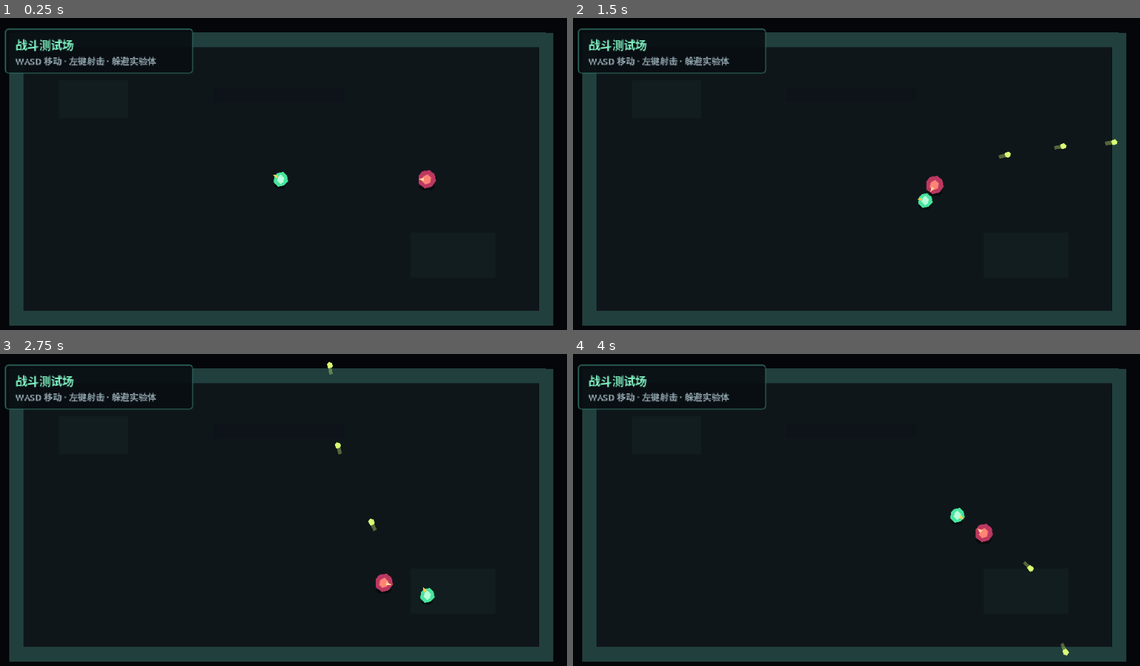
Above: before the commit, frames 1-4 (two rows, left to right).
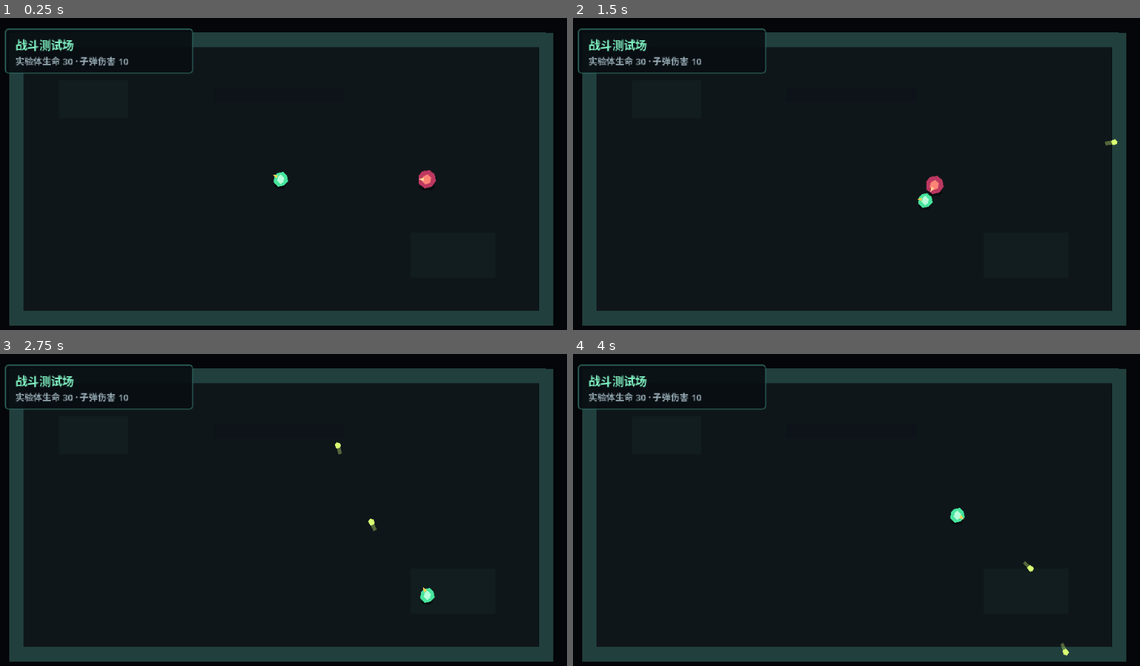
Above: after the commit, the same moments.

Repository: LIJUNCAN1/-Roguelike
Game: Godot game, scene res://scenes/main/main.tscn
Same seed, same stepped clock (60 frames per second), same inputs: the game is played once before the commit and once after it.
Inputs (mouse positions are in pixels of both pictures, inside the frame that each line leads up to):
- Up to frame 1 (0.25 s): no input
- Up to frame 2 (1.5 s): move the mouse to (981, 161) at 0.52 s; press the mouse at (981, 161) at 0.53 s; hold D (move_right) 0.53-1.28 s; move the mouse to (737, 195) at 1.27 s; release the mouse at (737, 195) at 1.28 s; hold S (move_down) from 1.28 s (still down); click (737, 195) at 1.35 s
- Up to frame 3 (2.75 s): move the mouse to (340, 444) at 2.02 s; release S (move_down) at 2.03 s; press the mouse at (340, 444) at 2.03 s; hold D (move_right) from 2.03 s (still down)
- Up to frame 4 (4 s): move the mouse to (822, 578) at 2.77 s; release D (move_right) at 2.78 s; release the mouse at (822, 578) at 2.78 s; hold W (move_up) 2.78-3.53 s; click (822, 578) at 2.85 s; move the mouse to (1026, 563) at 3.52 s; press the mouse at (1026, 563) at 3.53 s; hold A (move_left) from 3.53 s (still down)

The runs differ from the first frame. In frame 1, 0.5% of the frame differs, in the area x 2-28%, y 12-16%; in frame 2, 0.5%; in frame 3, 0.6%, in the area x 2-70%, y 2-77%; in frame 4, 0.6%.

Commit message:
feat: add health damage and enemy death

Diff:
--- a/data/enemies/test_chaser.tres
+++ b/data/enemies/test_chaser.tres
@@ -6,5 +6,6 @@
 script = ExtResource("1_enemy_data")
 id = &"test_chaser"
 display_name = "追踪实验体"
+max_health = 30.0
 move_speed = 70.0
 stopping_distance = 18.0
--- a/data/projectiles/basic_projectile.tres
+++ b/data/projectiles/basic_projectile.tres
@@ -6,5 +6,7 @@
 script = ExtResource("1_projectile_data")
 speed = 360.0
 lifetime = 1.5
+damage = 10.0
+max_hits = 1
 radius = 3.0
 color = Color(0.85, 1, 0.45, 1)
--- a/scenes/enemies/test_chaser.tscn
+++ b/scenes/enemies/test_chaser.tscn
@@ -1,8 +1,10 @@
-[gd_scene load_steps=5 format=3]
+[gd_scene load_steps=7 format=3]
 
 [ext_resource type="Script" path="res://scripts/actors/enemy_controller.gd" id="1_enemy_controller"]
 [ext_resource type="Script" path="res://scripts/actors/movement_component.gd" id="2_movement_component"]
 [ext_resource type="Resource" path="res://data/enemies/test_chaser.tres" id="3_enemy_data"]
+[ext_resource type="Script" path="res://scripts/combat/health_component.gd" id="4_health_component"]
+[ext_resource type="Script" path="res://scripts/combat/hurtbox_component.gd" id="5_hurtbox_component"]
 
 [sub_resource type="CircleShape2D" id="CircleShape2D_enemy"]
 radius = 9.0
@@ -15,6 +17,19 @@
 
 [node name="MovementComponent" type="Node" parent="."]
 script = ExtResource("2_movement_component")
+
+[node name="HealthComponent" type="Node" parent="."]
+script = ExtResource("4_health_component")
+
+[node name="HurtboxComponent" type="Area2D" parent="."]
+collision_layer = 4
+collision_mask = 0
+monitoring = false
+script = ExtResource("5_hurtbox_component")
+health_component_path = NodePath("../HealthComponent")
+
+[node name="CollisionShape2D" type="CollisionShape2D" parent="HurtboxComponent"]
+shape = SubResource("CircleShape2D_enemy")
 
 [node name="Shadow" type="Polygon2D" parent="."]
 position = Vector2(0, 8)
--- a/scenes/main/main.tscn
+++ b/scenes/main/main.tscn
@@ -123,4 +123,4 @@
 [node name="Status" type="Label" parent="Interface/StagePanel/MarginContainer/Labels"]
 theme_override_colors/font_color = Color(0.58, 0.66, 0.69, 1)
 theme_override_font_sizes/font_size = 10
-text = "WASD 移动 · 左键射击 · 躲避实验体"
+text = "实验体生命 30 · 子弹伤害 10"
--- a/scripts/actors/enemy_controller.gd
+++ b/scripts/actors/enemy_controller.gd
@@ -5,6 +5,7 @@
 @export_node_path("Node2D") var target_path: NodePath
 
 @onready var movement_component: MovementComponent = $MovementComponent
+@onready var health_component: HealthComponent = $HealthComponent
 @onready var facing_marker: Polygon2D = $FacingMarker
 
 var target: Node2D
@@ -17,6 +18,8 @@
 		return
 
 	movement_component.configure(enemy_data.move_speed)
+	health_component.configure(enemy_data.max_health)
+	health_component.died.connect(_on_died)
 	target = get_node_or_null(target_path) as Node2D
 	_update_facing_visual()
 
@@ -46,3 +49,7 @@
 
 func _update_facing_visual() -> void:
 	facing_marker.rotation = facing_direction.angle()
+
+
+func _on_died(_source: Node) -> void:
+	queue_free()
--- a/scripts/actors/enemy_data.gd
+++ b/scripts/actors/enemy_data.gd
@@ -5,6 +5,10 @@
 @export var id: StringName
 @export var display_name: String
 
+@export_group("Survival")
+@export_range(1.0, 1000000.0, 1.0, "or_greater")
+var max_health: float = 30.0
+
 @export_group("Movement")
 @export_range(0.0, 1000.0, 1.0, "or_greater")
 var move_speed: float = 70.0
--- /dev/null
+++ b/scripts/combat/health_component.gd
@@ -0,0 +1,40 @@
+class_name HealthComponent
+extends Node
+
+signal health_changed(current_health: float, max_health: float)
+signal damaged(
+	amount: float,
+	current_health: float,
+	source: Node
+)
+signal died(source: Node)
+
+var max_health: float = 1.0
+var current_health: float = 1.0
+var is_dead: bool = false
+
+
+func configure(new_max_health: float, refill: bool = true) -> void:
+	max_health = maxf(new_max_health, 1.0)
+	if refill:
+		current_health = max_health
+		is_dead = false
+	else:
+		current_health = minf(current_health, max_health)
+	health_changed.emit(current_health, max_health)
+
+
+func take_damage(amount: float, source: Node = null) -> float:
+	if is_dead or amount <= 0.0:
+		return 0.0
+
+	var applied_damage := minf(amount, current_health)
+	current_health -= applied_damage
+	damaged.emit(applied_damage, current_health, source)
+	health_changed.emit(current_health, max_health)
+
+	if current_health <= 0.0:
+		is_dead = true
+		died.emit(source)
+
+	return applied_damage
--- /dev/null
+++ b/scripts/combat/hurtbox_component.gd
@@ -0,0 +1,16 @@
+class_name HurtboxComponent
+extends Area2D
+
+@export_node_path("Node") var health_component_path: NodePath
+
+@onready var health_component: HealthComponent = get_node(
+	health_component_path
+) as HealthComponent
+
+
+func receive_damage(amount: float, source: Node = null) -> bool:
+	if health_component == null:
+		push_error("HurtboxComponent requires a HealthComponent.")
+		return false
+
+	return health_component.take_damage(amount, source) > 0.0
--- a/scripts/combat/projectile.gd
+++ b/scripts/combat/projectile.gd
@@ -9,6 +9,7 @@
 
 var travel_direction: Vector2 = Vector2.RIGHT
 var alive_time: float = 0.0
+var hit_count: int = 0
 
 
 func setup(direction: Vector2) -> void:
@@ -38,6 +39,7 @@
 	var runtime_shape := collision_shape.shape.duplicate() as CircleShape2D
 	runtime_shape.radius = projectile_data.radius
 	collision_shape.shape = runtime_shape
+	area_entered.connect(_on_area_entered)
 
 
 func _physics_process(delta: float) -> void:
@@ -49,3 +51,18 @@
 
 	if alive_time >= projectile_data.lifetime:
 		queue_free()
+
+
+func _on_area_entered(area: Area2D) -> void:
+	if not area.has_method("receive_damage"):
+		return
+
+	var was_damaged := bool(
+		area.call("receive_damage", projectile_data.damage, self)
+	)
+	if not was_damaged:
+		return
+
+	hit_count += 1
+	if hit_count >= projectile_data.max_hits:
+		queue_free()
--- a/scripts/combat/projectile_data.gd
+++ b/scripts/combat/projectile_data.gd
@@ -7,6 +7,12 @@
 @export_range(0.05, 30.0, 0.05, "or_greater")
 var lifetime: float = 1.5
 
+@export_group("Impact")
+@export_range(0.0, 100000.0, 1.0, "or_greater")
+var damage: float = 10.0
+@export_range(1, 100, 1, "or_greater")
+var max_hits: int = 1
+
 @export_group("Appearance")
 @export_range(1.0, 32.0, 0.5, "or_greater")
 var radius: float = 3.0
--- /dev/null
+++ b/tests/damage_and_death_smoke_test.gd
@@ -0,0 +1,62 @@
+extends SceneTree
+
+
+func _init() -> void:
+	call_deferred("_run")
+
+
+func _run() -> void:
+	var main_scene := load("res://scenes/main/main.tscn") as PackedScene
+	var main := main_scene.instantiate()
+	root.add_child(main)
+	await physics_frame
+
+	var player := main.get_node("World/Player") as CharacterBody2D
+	var enemy := main.get_node("World/TestChaser") as CharacterBody2D
+	var health := enemy.get_node("HealthComponent") as HealthComponent
+	enemy.set_target(null)
+	health.configure(20.0)
+
+	player.aim_at(enemy.global_position)
+	if player.fire() == null:
+		push_error("First damage test projectile was not created.")
+		quit(1)
+		return
+
+	if not await _wait_for_health(health, 10.0):
+		push_error("Projectile did not apply data-driven damage.")
+		quit(1)
+		return
+
+	player.aim_at(enemy.global_position)
+	if player.fire() == null:
+		push_error("Second damage test projectile was not created.")
+		quit(1)
+		return
+
+	if not await _wait_for_death(enemy):
+		push_error("Enemy was not removed after health reached zero.")
+		quit(1)
+		return
+
+	print("Damage and death smoke test passed.")
+	quit()
+
+
+func _wait_for_health(
+	health: HealthComponent,
+	expected_health: float
+) -> bool:
+	for _frame_index in 90:
+		await physics_frame
+		if is_equal_approx(health.current_health, expected_health):
+			return true
+	return false
+
+
+func _wait_for_death(enemy: Node) -> bool:
+	for _frame_index in 90:
+		await physics_frame
+		if not is_instance_valid(enemy):
+			return true
+	return false
Not shown, added: scripts/combat/health_component.gd.uid
Not shown, added: scripts/combat/hurtbox_component.gd.uid
Not shown, added: tests/damage_and_death_smoke_test.gd.uid
Not shown, changed: README.md
